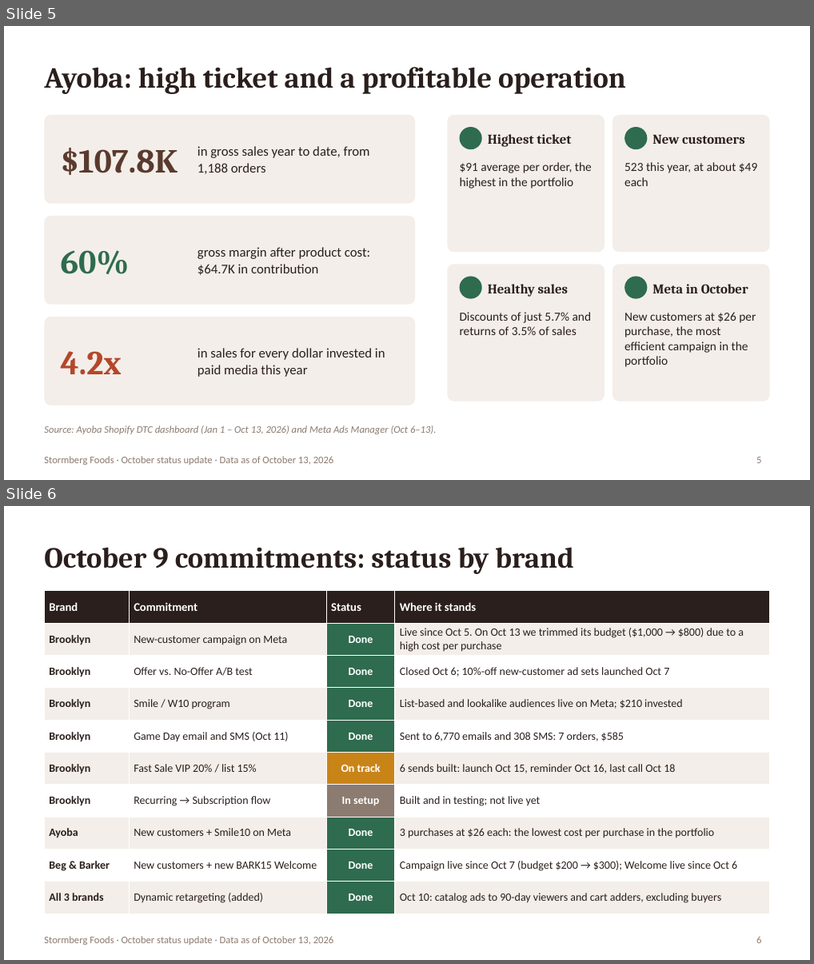
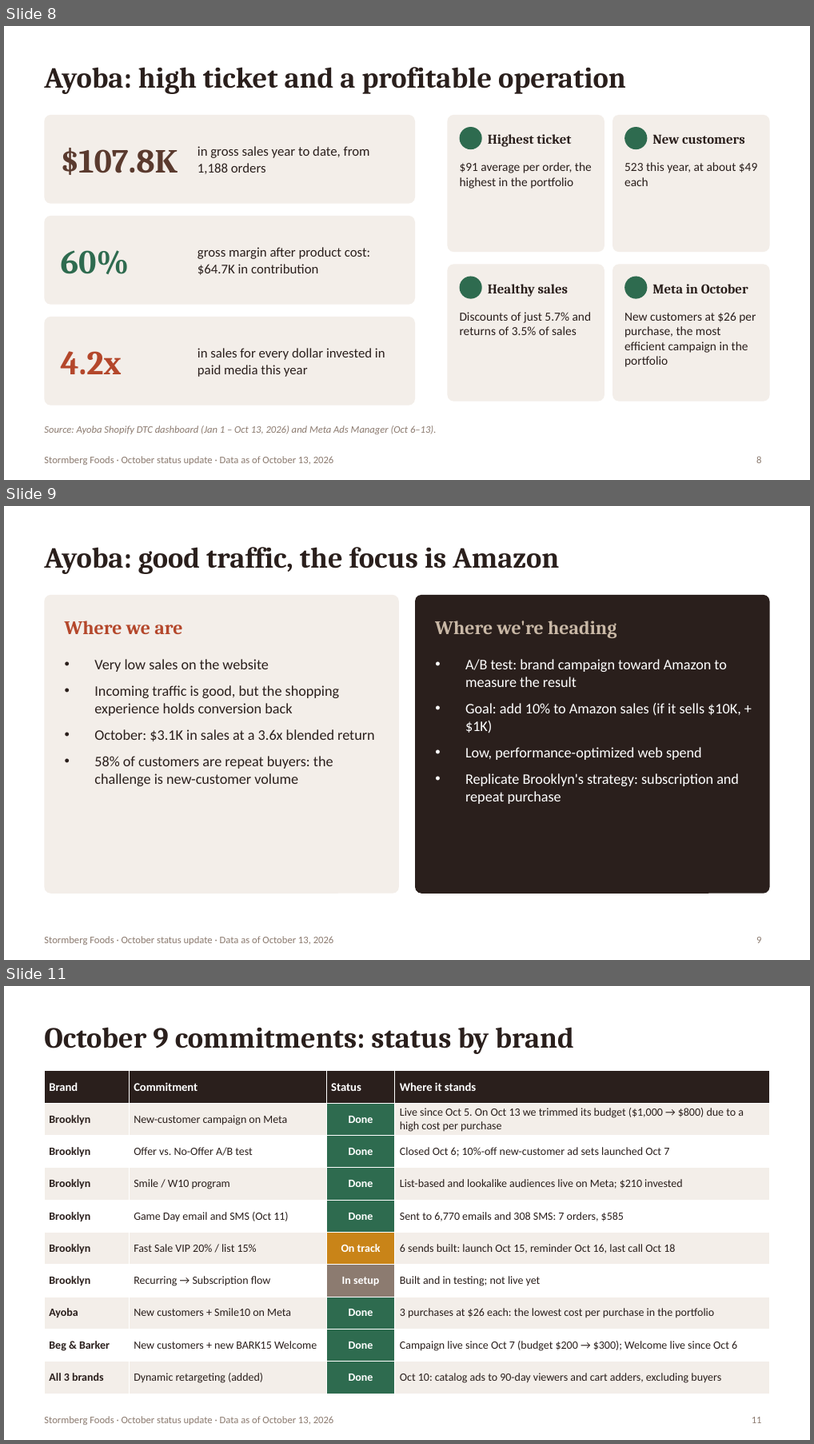
Before and after one commit to YamiCRebold/Stormberg2026, a slide deck: status_ceo/Stormberg_Status_CEO_Oct2026_EN.pptx. Shown one above the other, each under a label of ours: slides 5 and 6 before the commit, slides 8, 9 and 11 after it; the slides between them are not shown. The pictures are 814x964 and 814x1444 pixels, drawn with LibreOffice and Linux fonts; fonts in the diff are those of the drawing. Boxes give left, top, right and bottom in pixels: in the first picture for what was removed or moved away, otherwise in the second. Text is boxed around its words. In the diff, an @@ line names an element or a change of style, - is before the commit and + after.

```diff
--- a/status_ceo/Stormberg_Status_CEO_Oct2026_EN.pptx
+++ b/status_ceo/Stormberg_Status_CEO_Oct2026_EN.pptx
@@ slide 9 added at box(4, 506, 810, 960), background #FFFFFF; not listed: 1 template element that a slide beside it also shows @@
@@ title added at box(44, 547, 559, 574), 26 pt, text #2A1F1C, bold @@
+Ayoba: good traffic, the focus is Amazon
@@ rounded rectangle added at box(44, 595, 399, 893), fill #F3EEE9 @@
@@ rounded rectangle added at box(415, 595, 770, 893), fill #2A1F1C @@
@@ text added at box(65, 620, 182, 634), 17 pt, text #B4472B, bold @@
+Where we are
@@ text added at box(435, 620, 617, 638), 17 pt, text #C9B8A6, bold @@
+Where we're heading
@@ text added at box(94, 659, 375, 786), 13 pt, text #2A1F1C @@
+• Very low sales on the website
+• Incoming traffic is good, but the shopping experience holds conversion back
+• October: $3.1K in sales at a 3.6x blended return
+• 58% of customers are repeat buyers: the challenge is new-customer volume
@@ text added at box(466, 659, 742, 804), 13 pt, text #FFFFFF @@
+• A/B test: brand campaign toward Amazon to measure the result
+• Goal: add 10% to Amazon sales (if it sells $10K, +$1K)
+• Low, performance-optimized web spend
+• Replicate Brooklyn's strategy: subscription and repeat purchase
@@ page number added at box(757, 936, 762, 943), 9 pt, text #8C7B70 @@
+9
@@ what was slide 5 is now slide 8 @@
@@ page number at box(757, 456, 762, 463): text changed @@
-5
+8
@@ what was slide 6 is now slide 11 @@
@@ page number at box(752, 1416, 762, 1423): text changed @@
-6
+11
```
Also in this commit, not shown: 3 slides changed, 3 other slides added, 1 slide removed, 2 other files.
